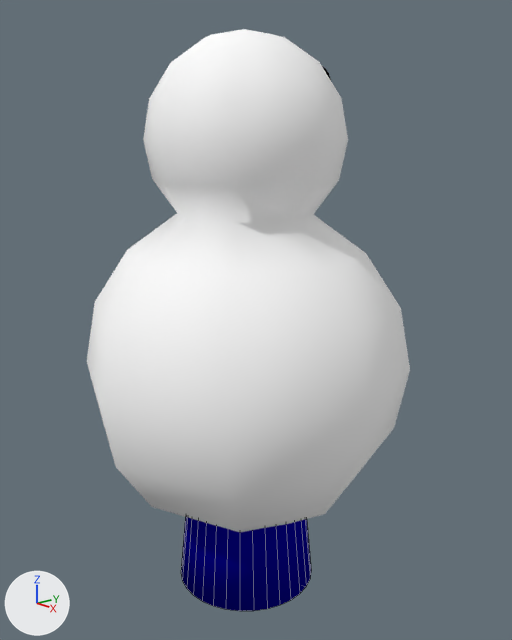
The Blender file 就職作品/ModelData/EnemyBody.blend: old version first, new version second.
One viewpoint serves both versions: a camera (50 mm lens) standing at (6.63, -5.46, 5.03) and looking at (-0.03, 0.2, 2.62). The lights are fixed; the arrows at lower left show +X, +Y and +Z. Mesh edges are drawn as thin lines on the coarser meshes. The same objects are shown in both versions, whatever each file hides.

The first picture shows 'body', 'hut'.
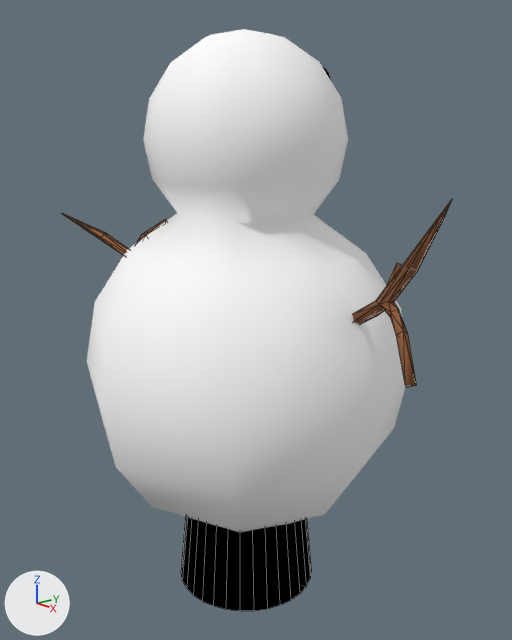
Pixel boxes (x1, y1, x2, y2) of what changed, in the pictures (512 x 640 px):
'hut', recoloured (blue to black): (181, 517, 311, 611) in both
'obj1', added: after (62, 201, 451, 387)

Diff of the bpy script that builds the scene:
```diff
--- a/就職作品/ModelData/EnemyBody.blend.py
+++ b/就職作品/ModelData/EnemyBody.blend.py
@@ mat_hut @@
+mat_hut = diffuse_material('Hut')
+mat_hut.base_color = (0.0, 0.0, 0.0)  # black #000000
@@ me_hut @@
 me_hut.from_pydata(...)  # 192 vertices, 162 faces; spans x -1.0..1.0, y -1.0..1.0, z -1.0..1.0
-me_hut.materials.append(mat_mat)  # blue #050093
+me_hut.materials.append(mat_hut)  # black #000000
@@ me_obj1 @@
+me_obj1.from_pydata(...)  # 472 vertices, 164 faces; spans x -3.73..3.37, y 2.57..4.47, z -0.74..0.69
+me_obj1.materials.append(mat_mat2_001)  # its picture is missing
@@ ob_obj1 @@
+ob_obj1 = bpy.data.objects.new('obj1', me_obj1)
+ob_obj1.location = (0.0, 0.0, 0.0)
+ob_obj1.rotation_euler = (1.571, 0.0, 0.0)  # degrees (90, 0, 0)
```
